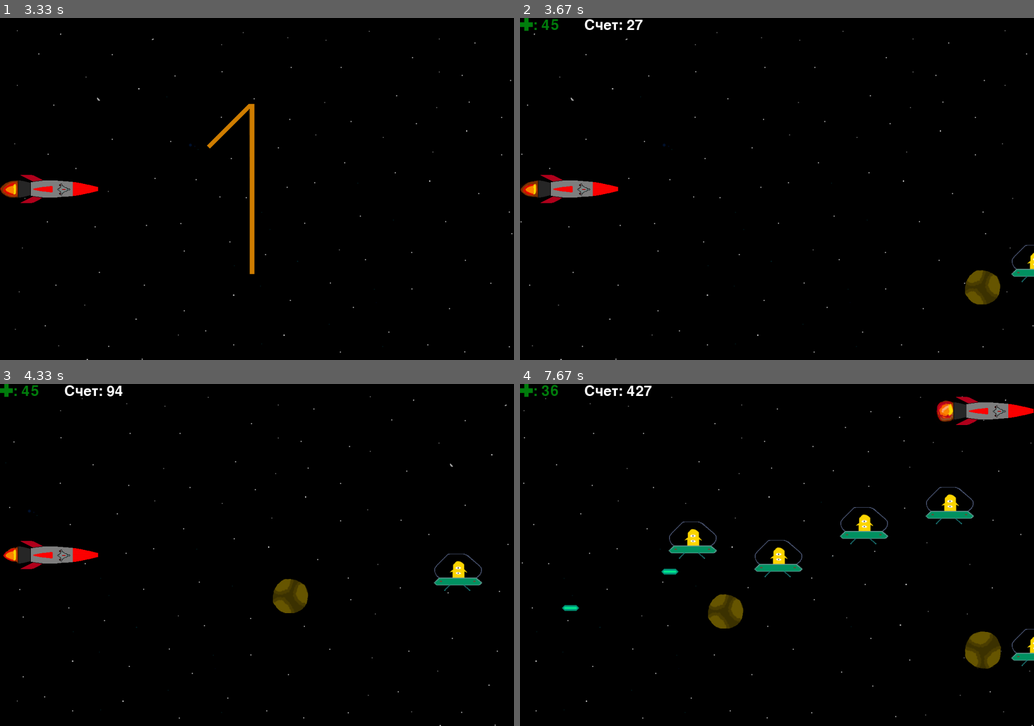
Above: before the commit, frames 1-4 (two rows, left to right).
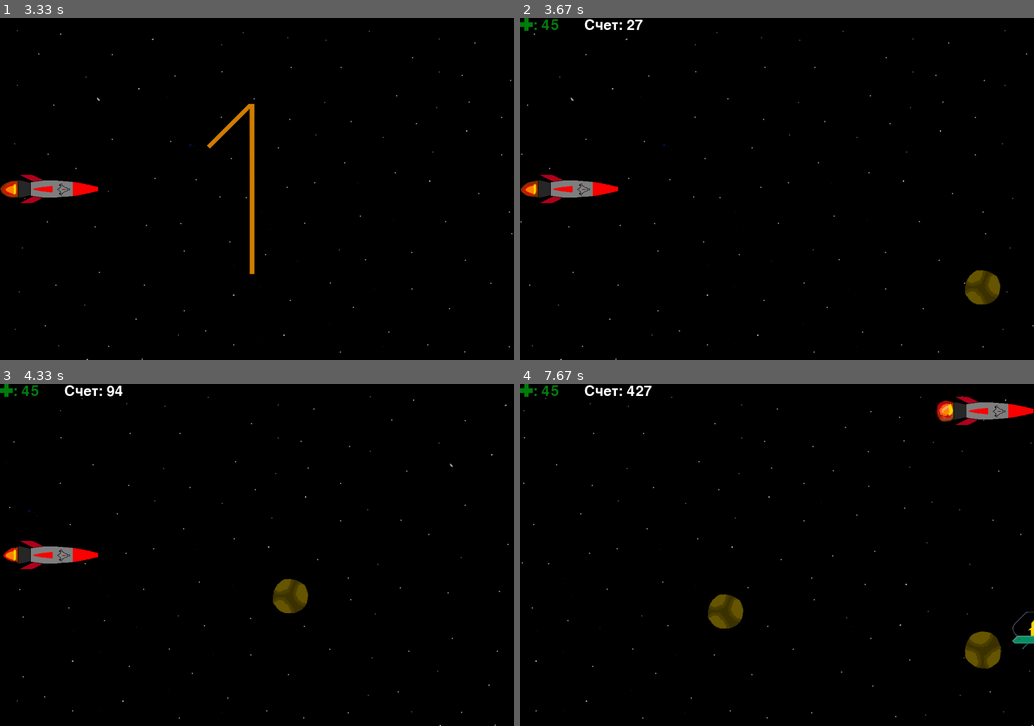
Above: after the commit, the same moments.

Repository: PismerovKir/YandexPygameProject
Game: pygame game, started from Тест прога.py
Two runs of this game, one before a commit and one after it. Both use one fixed random seed, a clock stepped at 60 frames per second and the inputs below.
Inputs (mouse positions are in pixels of both pictures, inside the frame that each line leads up to):
- Up to frame 1 (3.33 s): click (257, 147) at 0.38 s
- Up to frame 2 (3.67 s): tap Space at 3.35 s
- Up to frame 3 (4.33 s): hold Left from 4.05 s (still down)
- Up to frame 4 (7.67 s): release Left at 4.52 s; hold Up 4.55-4.92 s; tap Space at 4.62, 5.02, 5.32, 5.68, 6.08, 6.38, 6.58, 6.88, 7.08, 7.42 s; hold Right 4.95-5.58 s; hold Down 5.62-5.98 s; hold Left 6.02-6.48 s; hold Right 6.52-6.98 s; hold Up 7.02-7.32 s; hold Right from 7.35 s (still down)

Frame 1 is identical in both runs. In frame 2, 0.2% of the frame differs, in the area x 95-100%, y 66-78%; in frame 3, 0.4%; in frame 4, 2.0%, in the area x 4-100%, y 0-83%.

Commit message:
Почти умные пришельцы, человеческий спаун врагов

Diff:
--- a/Тест прога.py
+++ b/Тест прога.py
@@ -243,6 +243,9 @@
         self.prev_shot = 0
 
     def update(self):
+
+        if self.rect.right < 0:
+            self.kill()
         self.rect.x -= self.speedx
         self.deathCounter -= 1
         if self.deathCounter == 32:
@@ -271,10 +274,34 @@
             if SOUND:
                 alienpew.play()
 
-        if self.rect.centery < spaceship.rect.centery:
-            self.rect.y += self.speedy
-        if self.rect.centery > spaceship.rect.centery:
-            self.rect.y -= self.speedy
+        #Спидран по ии поехали
+        # +- 20 в range(...) это зазор между пулей и пришельцем
+        if bullets:
+            for bullet in bullets:
+                if bullet.rect.left < self.rect.right:
+                    if bullet.rect.centery in range(self.rect.top - 20, self.rect.top + self.rect.height // 2 + 20):
+                        self.rect.y += self.speedy
+                    elif bullet.rect.centery in range(self.rect.top - 20 + self.rect.height // 2,
+                                                      self.rect.bottom + 20):
+                        self.rect.y -= self.speedy
+                    else:
+                        if self.rect.centery < spaceship.rect.centery:
+                            self.rect.y += self.speedy
+                        if self.rect.centery > spaceship.rect.centery:
+                            self.rect.y -= self.speedy
+                else:
+                    if self.rect.centery < spaceship.rect.centery:
+                        self.rect.y += self.speedy
+                    if self.rect.centery > spaceship.rect.centery:
+                        self.rect.y -= self.speedy
+
+        else:
+            if self.rect.centery < spaceship.rect.centery:
+                self.rect.y += self.speedy
+            if self.rect.centery > spaceship.rect.centery:
+                self.rect.y -= self.speedy
+
+
 
 
 
@@ -289,8 +316,24 @@
         self.bangimage4 = load_image('meteorBang2.png')
         self.bangimage5 = load_image('meteorBang1.png')
 
+
+        #TODO Сделать ускорение как у всех (от SCORE)
         self.rect = self.image.get_rect()
         self.rect.x = WIDTH
+        if random.randint(1, 2) == 1:
+            self.rect.y = random.randrange(50, 600)
+            self.speedy = random.randint(0, 1)
+        else:
+            self.rect.y = random.randrange(50, 600)
+            self.speedy = random.randint(-1, 0)
+
+        # if self.speedy:
+        #     if self.speedy < 0:
+        #         self.speedy -= SCORE // 2000  #TODO Снять коммент это ускорение метеора на 1 каждые 20 сек
+        #     else:
+        #         self.speedy += SCORE // 2000
+
+
         self.rect.y = random.randrange(50, HEIGHT - self.rect.height - 50)
         self.speedy = random.randrange(-1, 2)
         self.speedx = 3
@@ -322,6 +365,9 @@
             self.image = self.bangimage1
             self.deathCounter = 40
 
+        if self.rect.right < 0:
+            self.kill()
+
 
 
 
@@ -773,6 +819,7 @@
     spaceship = SpaceShip()
     Player.add(spaceship)
     all_sprites.add(spaceship)
+    prev_alien = 0
 
 
     background = load_image('fon3.png')
@@ -889,12 +936,18 @@
         if SCORE % 100 == 0:
             meteor = Meteor()
             enemy.add(meteor)
+            meteors.add(meteor)
             all_sprites.add(meteor)
 
-        if SCORE % 100 == 0:
+
+        #TODO Ускорить спаун со временем
+        if SCORE - prev_alien > 400 and len(aliens) < 3:
+            prev_alien = SCORE
             alien = Alien()
             enemy.add(alien)
             all_sprites.add(alien)
+            aliens.add(alien)
+
 
 
 
@@ -980,6 +1033,9 @@
 bullets = pygame.sprite.Group()
 enemybullets = pygame.sprite.Group()
 enemy = pygame.sprite.Group()
+aliens = pygame.sprite.Group()
+meteors = pygame.sprite.Group()
+
 
 
 
